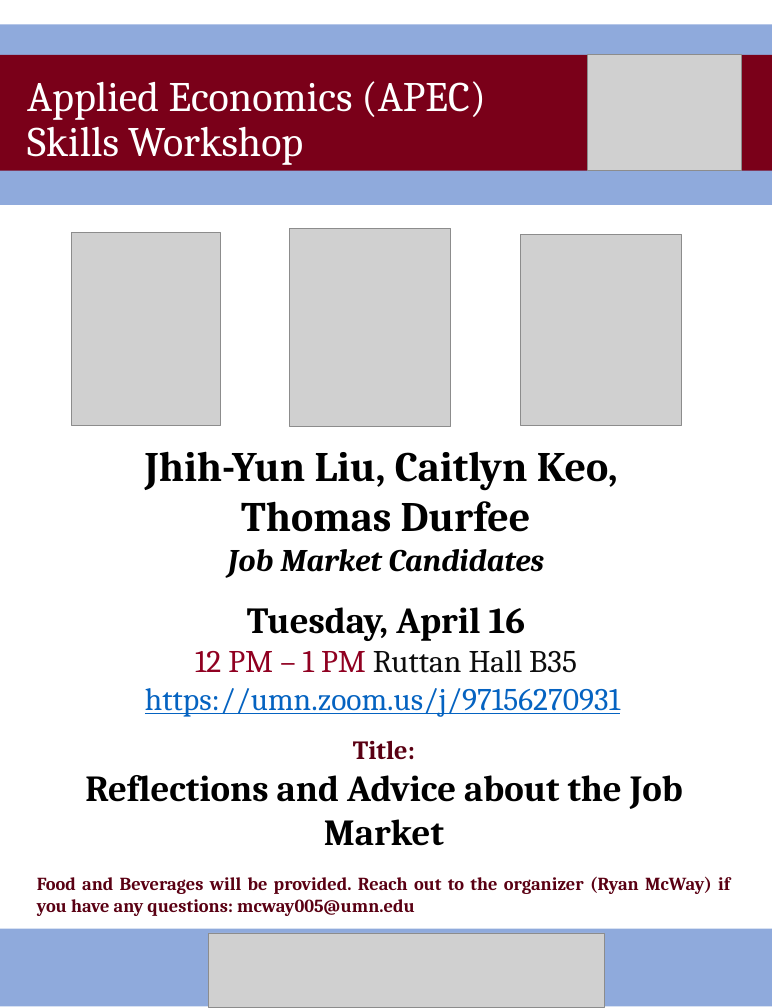
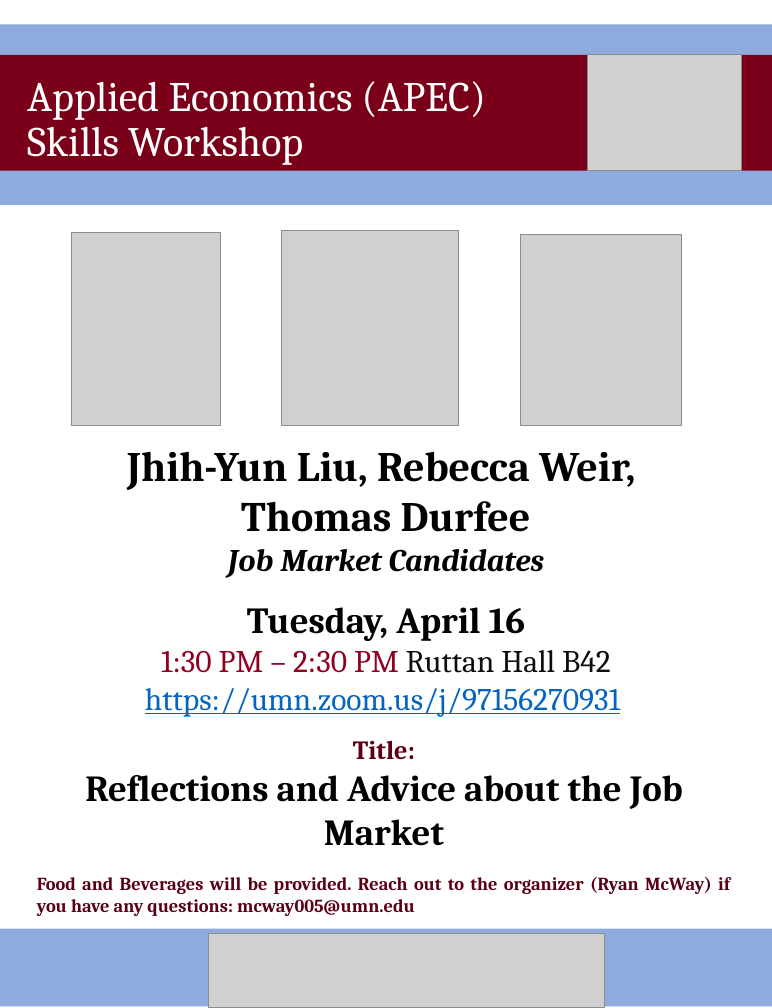
Before and after one commit to apecseminar/apecseminar.github.io, a slide deck: slide 1 of posters/2024_spring/job_market_240416.pptx. Drawn at 772x1008 pixels with LibreOffice and Linux fonts; fonts in the diff are those of the drawing; grey boxes stand for pictures. Boxes give left, top, right and bottom in pixels: in the first picture for what was removed or moved away, otherwise in the second. Text is boxed around its words. In the diff, an @@ line names an element or a change of style, - is before the commit and + after.

Commit message:
Updated job market session poster

```diff
--- a/posters/2024_spring/job_market_240416.pptx
+++ b/posters/2024_spring/job_market_240416.pptx
@@ picture: place and size @@
-picture at <box>289,229,451,426</box>
+picture at <box>282,231,458,426</box>
@@ text at <box>127,451,635,490</box>: text changed @@
-Jhih-Yun Liu, Caitlyn Keo,
+Jhih-Yun Liu, Rebecca Weir,
@@ text at <box>161,650,611,673</box>: text changed; text colour #0D0D0D to #900021 @@
-12 PM – 1 PM Ruttan Hall B35
+1:30 PM – 2:30 PM Ruttan Hall B42
```
Also in this commit, not shown: 1 other file.
